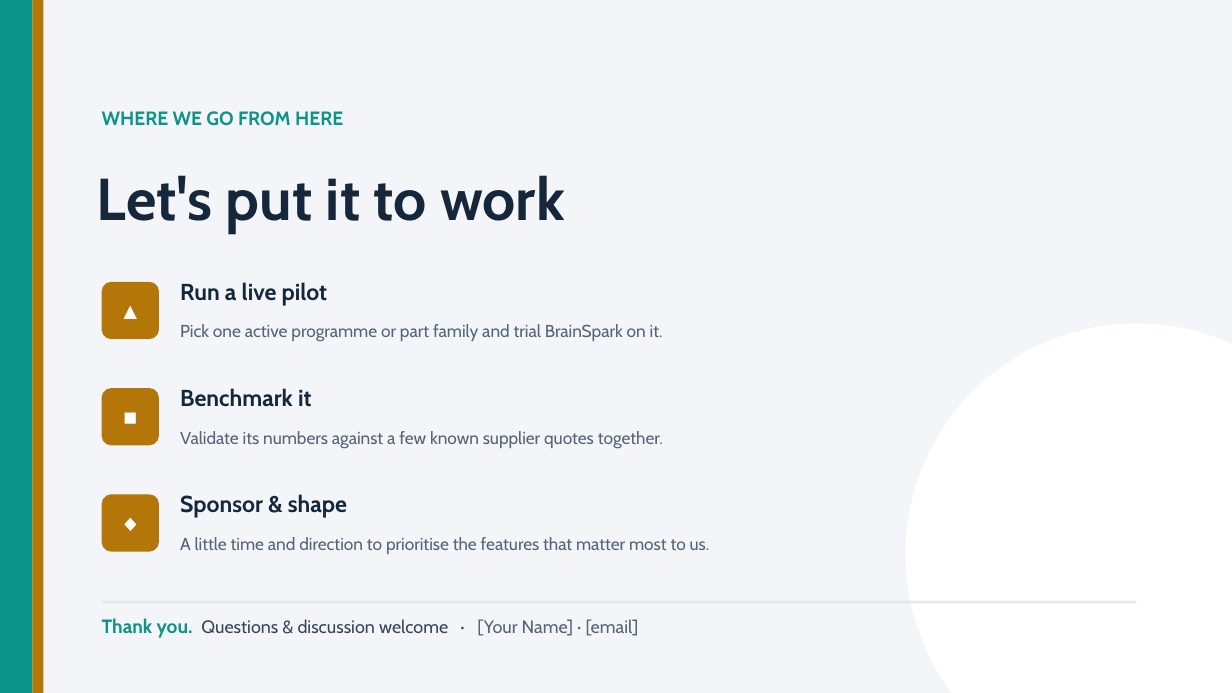
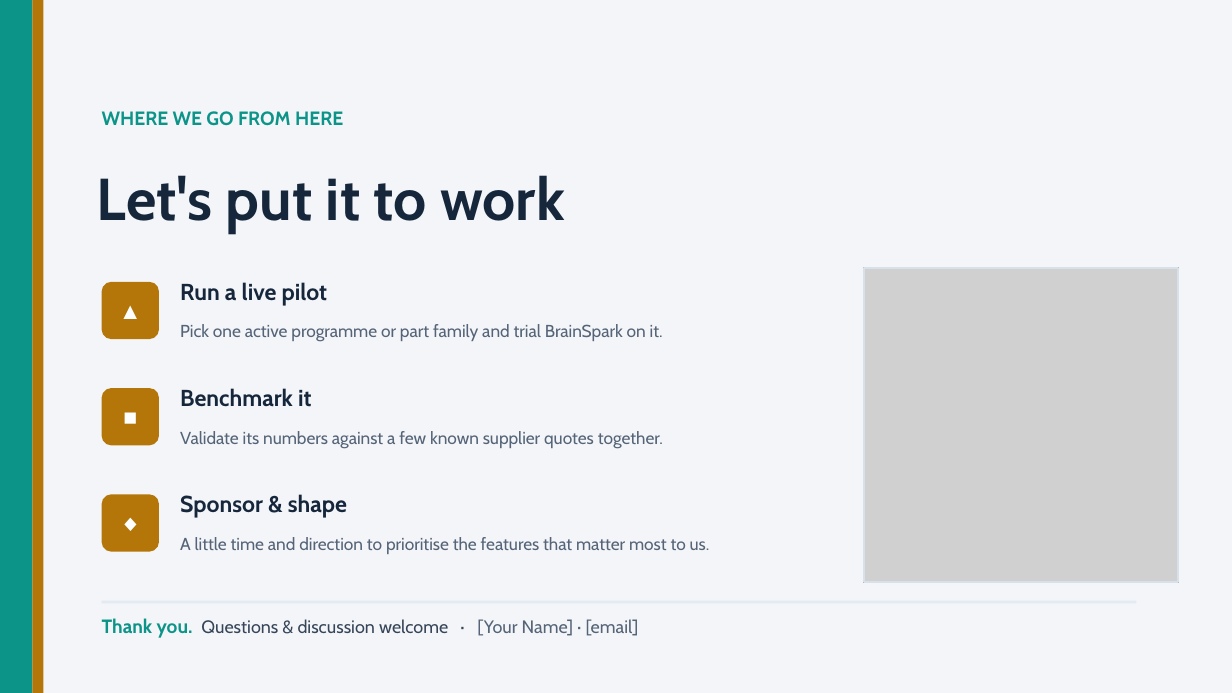
Before and after one commit to bhosaleavinash546/leamington-marathi, a slide deck: slide 21 of BrainSpark_Director_Presentation.pptx. Drawn at 1232x693 pixels with LibreOffice and Linux fonts; fonts in the diff are those of the drawing; grey boxes stand for pictures. Boxes give left, top, right and bottom in pixels: in the first picture for what was removed or moved away, otherwise in the second. Text is boxed around its words. In the diff, an @@ line names an element or a change of style, - is before the commit and + after.

```diff
--- a/BrainSpark_Director_Presentation.pptx
+++ b/BrainSpark_Director_Presentation.pptx
@@ picture added at (864, 268, 1178, 582) @@
@@ rectangle added at (864, 268, 1178, 582), outline #D8E0EA 1 pt @@
@@ ellipse removed at (906, 323, 1232, 693) @@
```
Also in this commit, not shown: 2 other slides changed, 1 other file.
